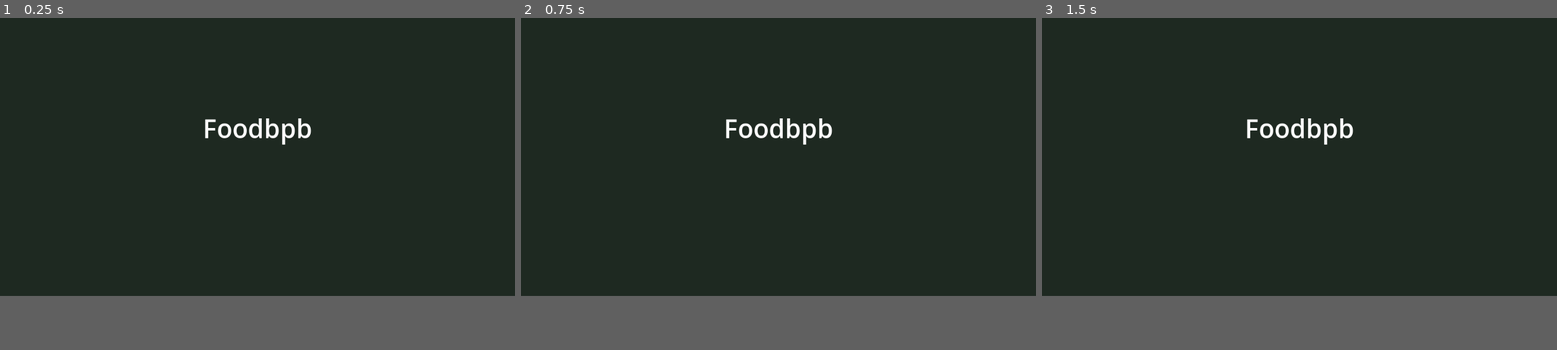
Above: before the commit, frames 1-3 (left to right).
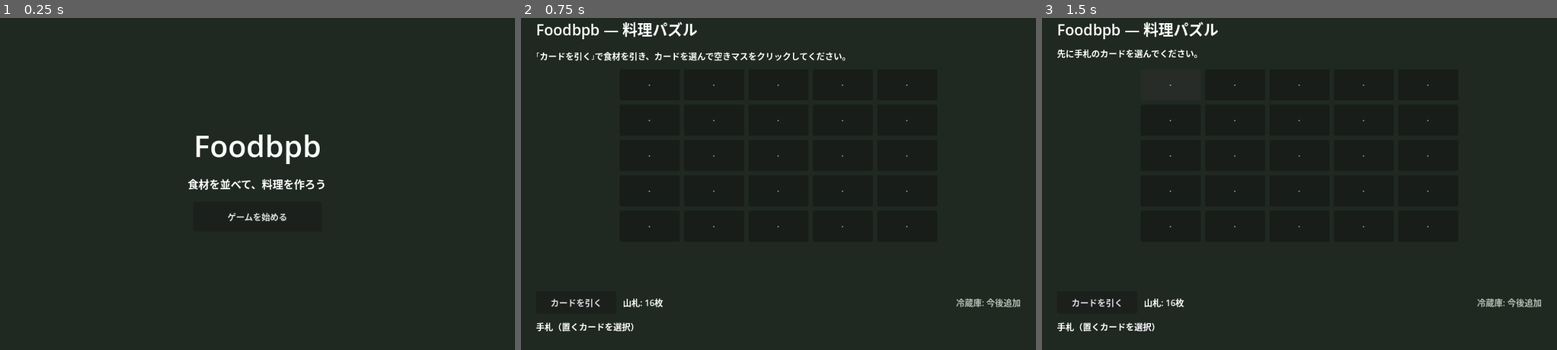
Above: after the commit, the same moments.

Repository: takagu/foodbpb
Game: Godot game, scene res://scenes/title.tscn
Two runs of this game, one before a commit and one after it. Both use one fixed random seed, a clock stepped at 60 frames per second and the inputs below.
Inputs (mouse positions are in pixels of both pictures, inside the frame that each line leads up to):
- Up to frame 1 (0.25 s): no input
- Up to frame 2 (0.75 s): click (778, 184) at 0.5 s, where only the run after the commit has a clickable "ゲームを始める"
- Up to frame 3 (1.5 s): click (1170, 71) at 1.25 s, where only the run after the commit has a clickable "·"
The window is 799x449 before the commit and 799x533 after it. Grey fills any space a smaller window leaves; there, only what the larger window draws over its background counts as a difference.

The runs differ from the first frame. In frame 1, 1.9% of the frame differs, in the area x 36-64%, y 30-62%; in frame 2, 2.6%, in the area x 2-97%, y 1-95%; in frame 3, 2.2%.

Commit message:
カード画面追加

Diff:
--- /dev/null
+++ b/data/cards.json
@@ -0,0 +1,7 @@
+{
+  "cards": {
+    "potato": { "name": "じゃがいも", "kind": "ingredient", "color": "#D6A84F" },
+    "meat": { "name": "肉", "kind": "ingredient", "color": "#C96F65" },
+    "nikujaga": { "name": "肉じゃが", "kind": "dish", "color": "#8F6B45" }
+  }
+}
--- /dev/null
+++ b/data/recipes.json
@@ -0,0 +1,7 @@
+[
+  {
+    "ingredients": ["potato", "meat"],
+    "result": "nikujaga",
+    "max_distance": 1
+  }
+]
--- a/project.godot
+++ b/project.godot
@@ -1,29 +1,17 @@
-; Engine configuration file.
-; It's best edited using the editor UI and not directly,
-; since the parameters that go here are not all obvious.
-;
-; Format:
-;   [section] ; section goes between []
-;   param=value ; assign values to parameters
-
+; Godot project configuration.
 config_version=5
 
-"ï»¿config_version"=5
-
 [application]
-
 config/name="Foodbpb"
 run/main_scene="res://scenes/title.tscn"
 config/features=PackedStringArray("4.7")
 
 [display]
-
 window/size/viewport_width=960
-window/size/viewport_height=540
+window/size/viewport_height=640
 window/size/window_width_override=960
-window/size/window_height_override=540
+window/size/window_height_override=640
 
 [rendering]
-
 renderer/rendering_method="gl_compatibility"
 renderer/rendering_method.mobile="gl_compatibility"
--- /dev/null
+++ b/scenes/game_board.tscn
@@ -0,0 +1,12 @@
+[gd_scene load_steps=2 format=3]
+
+[ext_resource type="Script" path="res://scripts/game_board.gd" id="1_board"]
+
+[node name="GameBoard" type="Control"]
+layout_mode = 3
+anchors_preset = 15
+anchor_right = 1.0
+anchor_bottom = 1.0
+grow_horizontal = 2
+grow_vertical = 2
+script = ExtResource("1_board")
--- /dev/null
+++ b/scripts/game_board.gd
@@ -0,0 +1,237 @@
+extends Control
+
+const BOARD_SIZE := 5
+const DECK_COPIES_PER_INGREDIENT := 8
+const CARD_DATA_PATH := "res://data/cards.json"
+const RECIPE_DATA_PATH := "res://data/recipes.json"
+
+var card_definitions: Dictionary = {}
+var recipes: Array = []
+var deck: Array[String] = []
+var board_cards: Dictionary = {}
+var selected_card: String = ""
+var random := RandomNumberGenerator.new()
+var grid: GridContainer
+var status_label: Label
+var deck_label: Label
+var hand_label: Label
+var hand_container: HBoxContainer
+
+func _ready() -> void:
+	_load_game_data()
+	_build_deck()
+	_build_ui()
+	_refresh_board()
+	_update_status("「カードを引く」で食材を引き、カードを選んで空きマスをクリックしてください。")
+
+func _load_game_data() -> void:
+	var card_file := FileAccess.open(CARD_DATA_PATH, FileAccess.READ)
+	if card_file == null:
+		push_error("カードデータを開けません: " + CARD_DATA_PATH)
+		return
+	var card_text := card_file.get_as_text().trim_prefix("\uFEFF")
+	var card_json: Variant = JSON.parse_string(card_text)
+	if card_json is Dictionary:
+		card_definitions = card_json.get("cards", {})
+
+	var recipe_file := FileAccess.open(RECIPE_DATA_PATH, FileAccess.READ)
+	if recipe_file == null:
+		push_error("レシピデータを開けません: " + RECIPE_DATA_PATH)
+		return
+	var recipe_text := recipe_file.get_as_text().trim_prefix("\uFEFF")
+	var recipe_json: Variant = JSON.parse_string(recipe_text)
+	if recipe_json is Array:
+		recipes = recipe_json
+
+func _build_deck() -> void:
+	for ingredient_id in ["potato", "meat"]:
+		for _copy in range(DECK_COPIES_PER_INGREDIENT):
+			deck.append(ingredient_id)
+	random.randomize()
+	deck.shuffle()
+
+func _build_ui() -> void:
+	var background := ColorRect.new()
+	background.color = Color("#1f2922")
+	background.set_anchors_and_offsets_preset(Control.PRESET_FULL_RECT)
+	add_child(background)
+
+	var outer := MarginContainer.new()
+	outer.set_anchors_and_offsets_preset(Control.PRESET_FULL_RECT)
+	outer.add_theme_constant_override("margin_left", 28)
+	outer.add_theme_constant_override("margin_top", 20)
+	outer.add_theme_constant_override("margin_right", 28)
+	outer.add_theme_constant_override("margin_bottom", 20)
+	add_child(outer)
+
+	var column := VBoxContainer.new()
+	column.add_theme_constant_override("separation", 12)
+	outer.add_child(column)
+
+	var heading := Label.new()
+	heading.text = "Foodbpb — 料理パズル"
+	heading.add_theme_font_size_override("font_size", 28)
+	column.add_child(heading)
+
+	status_label = Label.new()
+	status_label.autowrap_mode = TextServer.AUTOWRAP_WORD_SMART
+	status_label.custom_minimum_size.y = 30
+	column.add_child(status_label)
+
+	grid = GridContainer.new()
+	grid.columns = BOARD_SIZE
+	grid.size_flags_horizontal = Control.SIZE_SHRINK_CENTER
+	grid.size_flags_vertical = Control.SIZE_EXPAND_FILL
+	grid.add_theme_constant_override("h_separation", 8)
+	grid.add_theme_constant_override("v_separation", 8)
+	column.add_child(grid)
+
+	var controls := HBoxContainer.new()
+	controls.add_theme_constant_override("separation", 12)
+	column.add_child(controls)
+
+	var draw_button := Button.new()
+	draw_button.text = "カードを引く"
+	draw_button.custom_minimum_size = Vector2(150, 42)
+	draw_button.pressed.connect(_draw_card)
+	controls.add_child(draw_button)
+
+	deck_label = Label.new()
+	deck_label.vertical_alignment = VERTICAL_ALIGNMENT_CENTER
+	controls.add_child(deck_label)
+
+	var spacer := Control.new()
+	spacer.size_flags_horizontal = Control.SIZE_EXPAND_FILL
+	controls.add_child(spacer)
+
+	var fridge_label := Label.new()
+	fridge_label.text = "冷蔵庫: 今後追加"
+	fridge_label.vertical_alignment = VERTICAL_ALIGNMENT_CENTER
+	fridge_label.modulate = Color(0.7, 0.75, 0.7)
+	controls.add_child(fridge_label)
+
+	hand_label = Label.new()
+	hand_label.text = "手札（置くカードを選択）"
+	column.add_child(hand_label)
+
+	hand_container = HBoxContainer.new()
+	hand_container.add_theme_constant_override("separation", 8)
+	column.add_child(hand_container)
+	_update_deck_count()
+
+func _refresh_board() -> void:
+	for child in grid.get_children():
+		child.queue_free()
+	for y in range(BOARD_SIZE):
+		for x in range(BOARD_SIZE):
+			var position := Vector2i(x, y)
+			var cell := Button.new()
+			cell.custom_minimum_size = Vector2(112, 58)
+			cell.size_flags_horizontal = Control.SIZE_SHRINK_CENTER
+			cell.size_flags_vertical = Control.SIZE_SHRINK_CENTER
+			cell.add_theme_font_size_override("font_size", 17)
+			var card_id: String = board_cards.get(position, "")
+			if card_id.is_empty():
+				cell.text = "·"
+				cell.modulate = Color("#c8d1c3")
+			else:
+				var card: Dictionary = card_definitions.get(card_id, {})
+				cell.text = str(card.get("name", card_id))
+				cell.modulate = Color(str(card.get("color", "#ffffff")))
+			cell.pressed.connect(_on_cell_pressed.bind(position))
+			grid.add_child(cell)
+
+func _draw_card() -> void:
+	if deck.is_empty():
+		_update_status("山札がありません。盤面のカードはそのまま残ります。")
+		return
+	var card_id: String = deck.pop_back()
+	var card: Dictionary = card_definitions.get(card_id, {})
+	var card_button := Button.new()
+	card_button.text = str(card.get("name", card_id))
+	card_button.custom_minimum_size = Vector2(140, 48)
+	card_button.toggle_mode = true
+	card_button.modulate = Color(str(card.get("color", "#ffffff")))
+	card_button.pressed.connect(_select_card.bind(card_id, card_button))
+	hand_container.add_child(card_button)
+	_update_deck_count()
+	_update_status("引いたカード: %s。手札からカードを選んで配置してください。" % card.get("name", card_id))
+
+func _select_card(card_id: String, card_button: Button) -> void:
+	selected_card = card_id
+	for child in hand_container.get_children():
+		if child is Button:
+			child.button_pressed = false
+	card_button.button_pressed = true
+	_update_status("%s を選択中です。盤面の空きマスをクリックしてください。" % card_definitions.get(card_id, {}).get("name", card_id))
+func _on_cell_pressed(position: Vector2i) -> void:
+	if selected_card.is_empty():
+		_update_status("先に手札のカードを選んでください。")
+		return
+	if board_cards.has(position):
+		_update_status("そこにはカードがあります。空きマスを選んでください。")
+		return
+	board_cards[position] = selected_card
+	var placed_id := selected_card
+	selected_card = ""
+	_remove_one_from_hand(placed_id)
+	var dish_name := _resolve_recipes(position)
+	_refresh_board()
+	if dish_name.is_empty():
+		_update_status("%s を配置しました。" % card_definitions.get(placed_id, {}).get("name", placed_id))
+	else:
+		_update_status("レシピ完成！ %s ができました。" % dish_name)
+
+func _remove_one_from_hand(card_id: String) -> void:
+	for child in hand_container.get_children():
+		if child is Button and child.text == str(card_definitions.get(card_id, {}).get("name", card_id)):
+			child.queue_free()
+			return
+func _resolve_recipes(placed_at: Vector2i) -> String:
+	for recipe_variant in recipes:
+		if not recipe_variant is Dictionary:
+			continue
+		var ingredients: Array = recipe_variant.get("ingredients", [])
+		if ingredients.is_empty():
+			continue
+		var max_distance := int(recipe_variant.get("max_distance", 1))
+		var matched_positions: Array = []
+		var recipe_matches := true
+		for ingredient_variant in ingredients:
+			var ingredient_id := str(ingredient_variant)
+			var match_found := false
+			for candidate_variant in board_cards.keys():
+				var candidate: Vector2i = candidate_variant
+				if matched_positions.has(candidate):
+					continue
+				if candidate != placed_at and _grid_distance(placed_at, candidate) > max_distance:
+					continue
+				if str(board_cards[candidate]) == ingredient_id:
+					matched_positions.append(candidate)
+					match_found = true
+					break
+			if not match_found:
+				recipe_matches = false
+				break
+		if not recipe_matches:
+			continue
+		var result_id := str(recipe_variant.get("result", ""))
+		if result_id.is_empty() or not card_definitions.has(result_id):
+			continue
+		for consumed_position in matched_positions:
+			if consumed_position != placed_at:
+				board_cards.erase(consumed_position)
+		board_cards[placed_at] = result_id
+		return str(card_definitions[result_id].get("name", result_id))
+	return ""
+
+func _grid_distance(a: Vector2i, b: Vector2i) -> int:
+	return abs(a.x - b.x) + abs(a.y - b.y)
+
+func _update_deck_count() -> void:
+	if deck_label != null:
+		deck_label.text = "山札: %d枚" % deck.size()
+
+func _update_status(message: String) -> void:
+	if status_label != null:
+		status_label.text = message
--- a/scripts/title.gd
+++ b/scripts/title.gd
@@ -1 +1,35 @@
 extends Control
+
+func _ready() -> void:
+	var background := ColorRect.new()
+	background.color = Color("#1f2922")
+	background.set_anchors_and_offsets_preset(Control.PRESET_FULL_RECT)
+	add_child(background)
+
+	var layout := VBoxContainer.new()
+	layout.set_anchors_and_offsets_preset(Control.PRESET_FULL_RECT)
+	layout.add_theme_constant_override("separation", 18)
+	layout.alignment = BoxContainer.ALIGNMENT_CENTER
+	add_child(layout)
+
+	var title := Label.new()
+	title.text = "Foodbpb"
+	title.horizontal_alignment = HORIZONTAL_ALIGNMENT_CENTER
+	title.add_theme_font_size_override("font_size", 56)
+	layout.add_child(title)
+
+	var subtitle := Label.new()
+	subtitle.text = "食材を並べて、料理を作ろう"
+	subtitle.horizontal_alignment = HORIZONTAL_ALIGNMENT_CENTER
+	subtitle.add_theme_font_size_override("font_size", 20)
+	layout.add_child(subtitle)
+
+	var play_button := Button.new()
+	play_button.text = "ゲームを始める"
+	play_button.custom_minimum_size = Vector2(240, 56)
+	play_button.size_flags_horizontal = Control.SIZE_SHRINK_CENTER
+	play_button.pressed.connect(_start_game)
+	layout.add_child(play_button)
+
+func _start_game() -> void:
+	get_tree().change_scene_to_file("res://scenes/game_board.tscn")
Not shown, added: scripts/game_board.gd.uid
